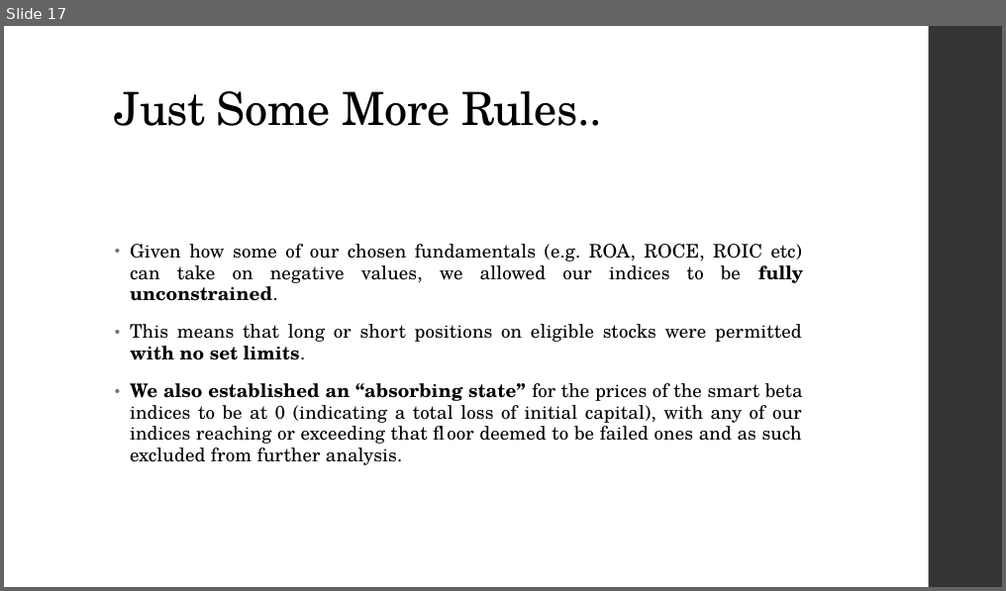
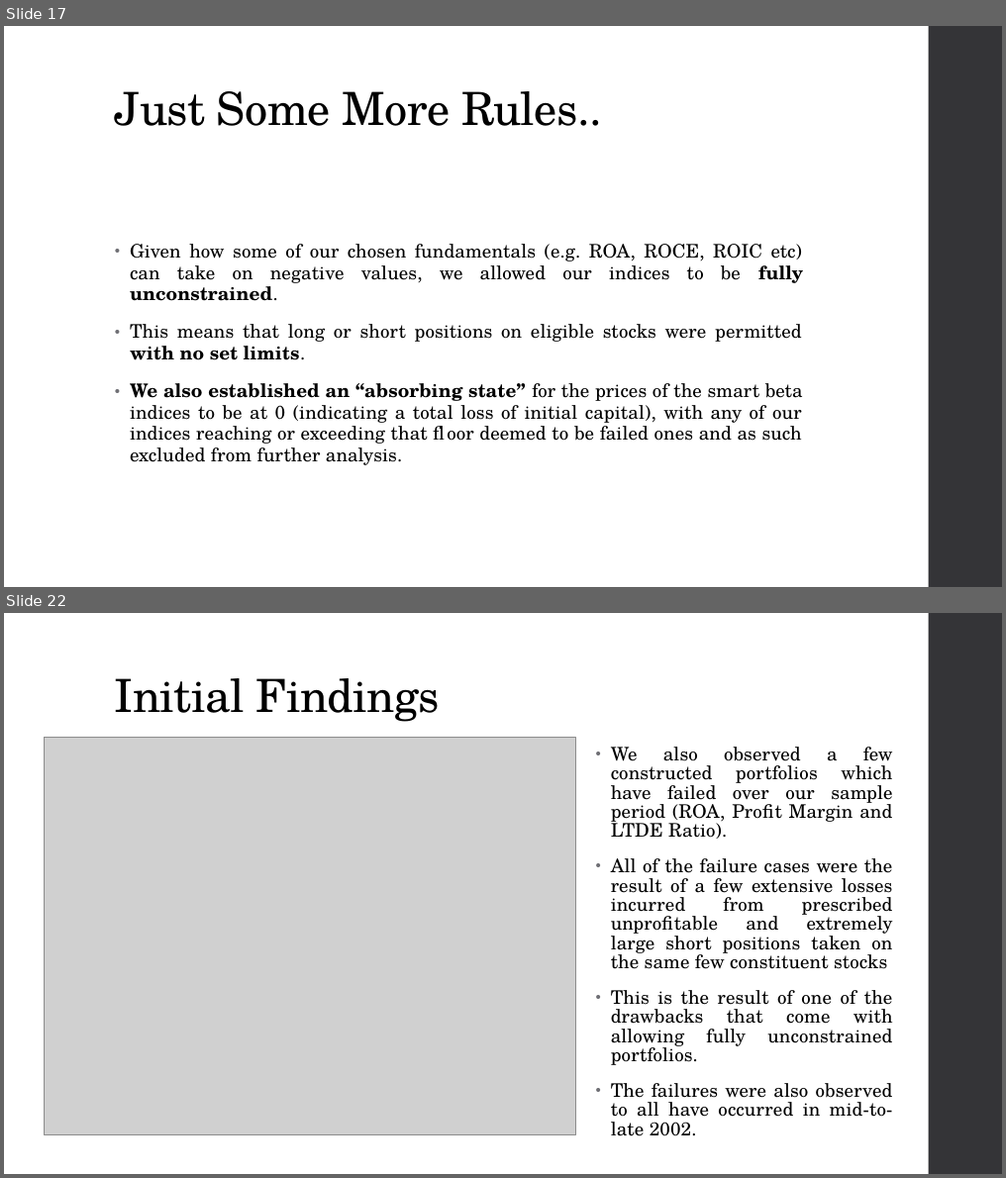
Before and after one commit to fuzzylove87/QF604-Econometrics, a slide deck: QF604 Econometrics Final v1.0.pptx. Shown one above the other, each under a label of ours: slide 17 before the commit, slides 17 and 22 after it; the slides between them are not shown. The pictures are 1006x591 and 1006x1178 pixels, drawn with LibreOffice and Linux fonts; fonts in the diff are those of the drawing; grey boxes stand for pictures. Boxes give left, top, right and bottom in pixels: in the first picture for what was removed or moved away, otherwise in the second. Text is boxed around its words. In the diff, an @@ line names an element or a change of style, - is before the commit and + after.

```diff
--- a/QF604 Econometrics Final v1.0.pptx
+++ b/QF604 Econometrics Final v1.0.pptx
@@ slide 22 added at (4, 613, 1002, 1174), background #FFFFFF; not listed: 1 template element that a slide beside it also shows @@
@@ title added at (115, 678, 440, 722), 44 pt, text #000000 @@
+Initial Findings
@@ picture added at (44, 738, 575, 1137) @@
@@ text added at (611, 747, 893, 1137), 18 pt, text #000000 @@
+• We also observed a few constructed portfolios which have failed over our sample period (ROA, Profit Margin and LTDE Ratio).
+• All of the failure cases were the result of a few extensive losses incurred from prescribed unprofitable and extremely large short positions taken on the same few constituent stocks
+• This is the result of one of the drawbacks that come with allowing fully unconstrained portfolios.
+• The failures were also observed to all have occurred in mid-to-late 2002.
```
Also in this commit, not shown: 2 slides changed, 7 other slides added, 27 slides removed.
